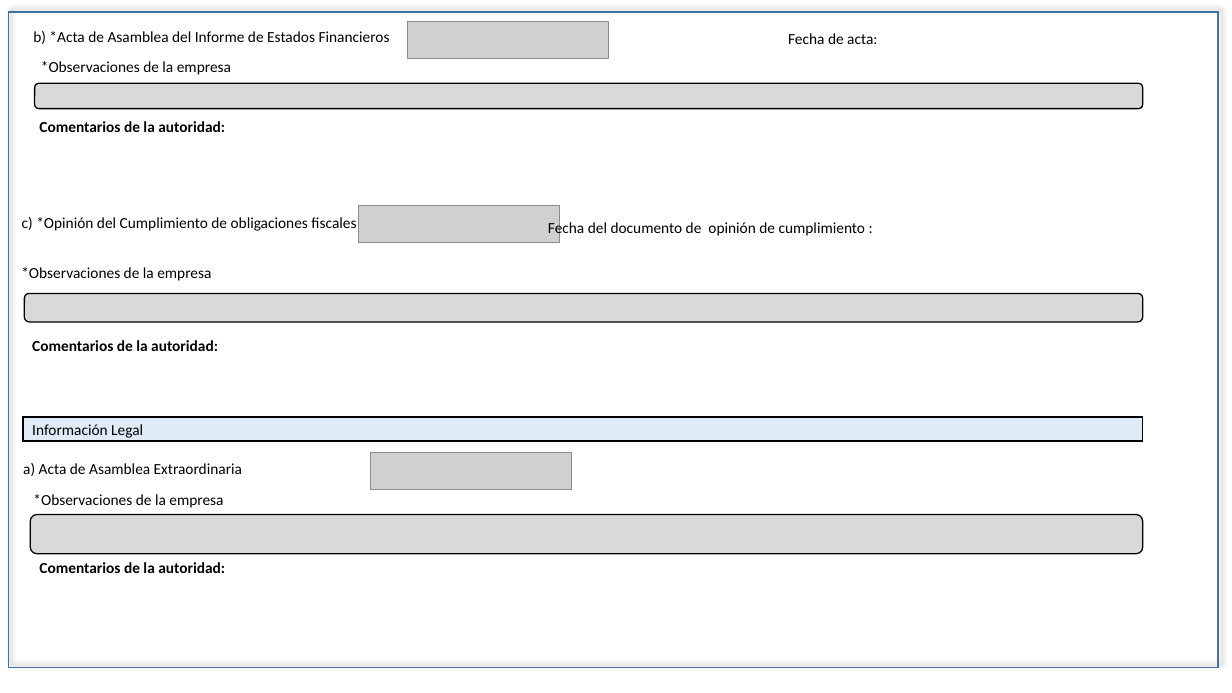
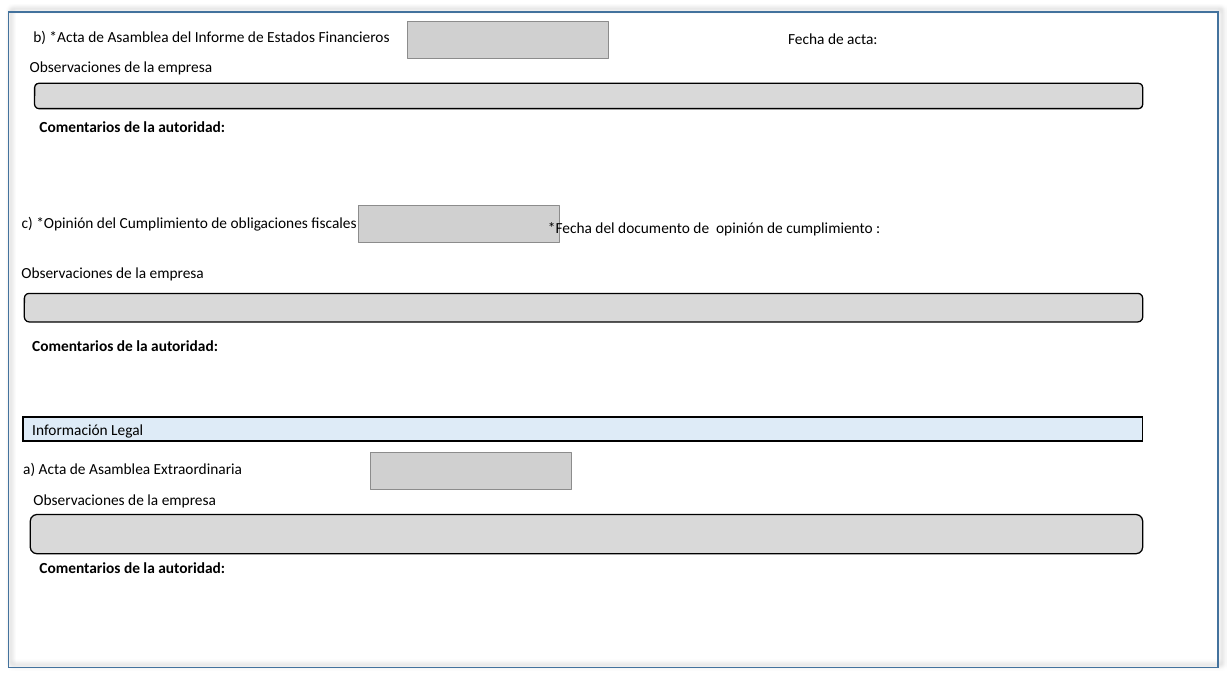
Before and after one commit to EDDIE83/Documentos, a slide deck: slide 31 of TAF 092019/Testing cambios.pptx. Drawn at 1232x693 pixels with LibreOffice and Linux fonts; fonts in the diff are those of the drawing; grey boxes stand for pictures. Boxes give left, top, right and bottom in pixels: in the first picture for what was removed or moved away, otherwise in the second. Text is boxed around its words. In the diff, an @@ line names an element or a change of style, - is before the commit and + after.

```diff
--- a/TAF 092019/Testing cambios.pptx
+++ b/TAF 092019/Testing cambios.pptx
@@ text at box(30, 61, 212, 75): text changed @@
-*Observaciones de la empresa
+Observaciones de la empresa
@@ text at box(548, 220, 872, 238): text changed @@
-Fecha del documento de opinión de cumplimiento :
+*Fecha del documento de opinión de cumplimiento :
@@ text at box(21, 267, 204, 281): text changed @@
-*Observaciones de la empresa
+Observaciones de la empresa
@@ text at box(33, 494, 216, 508): text changed @@
-*Observaciones de la empresa
+Observaciones de la empresa
```
Also in this commit, not shown: 23 other slides changed, 5 other files.
